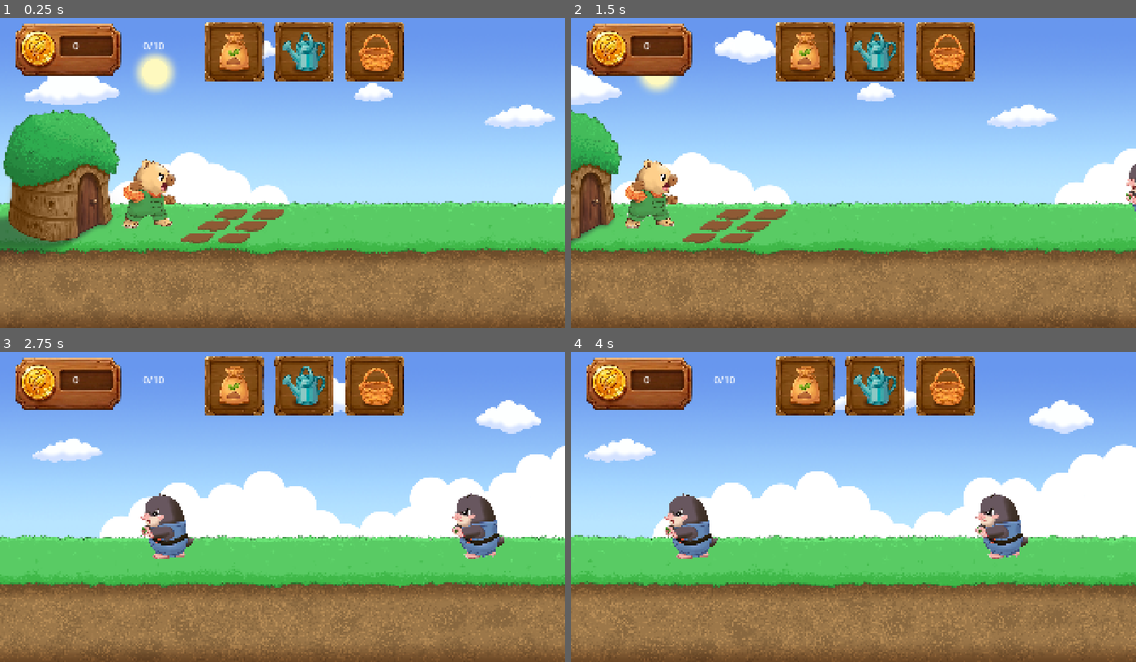
Above: before the commit, frames 1-4 (two rows, left to right).
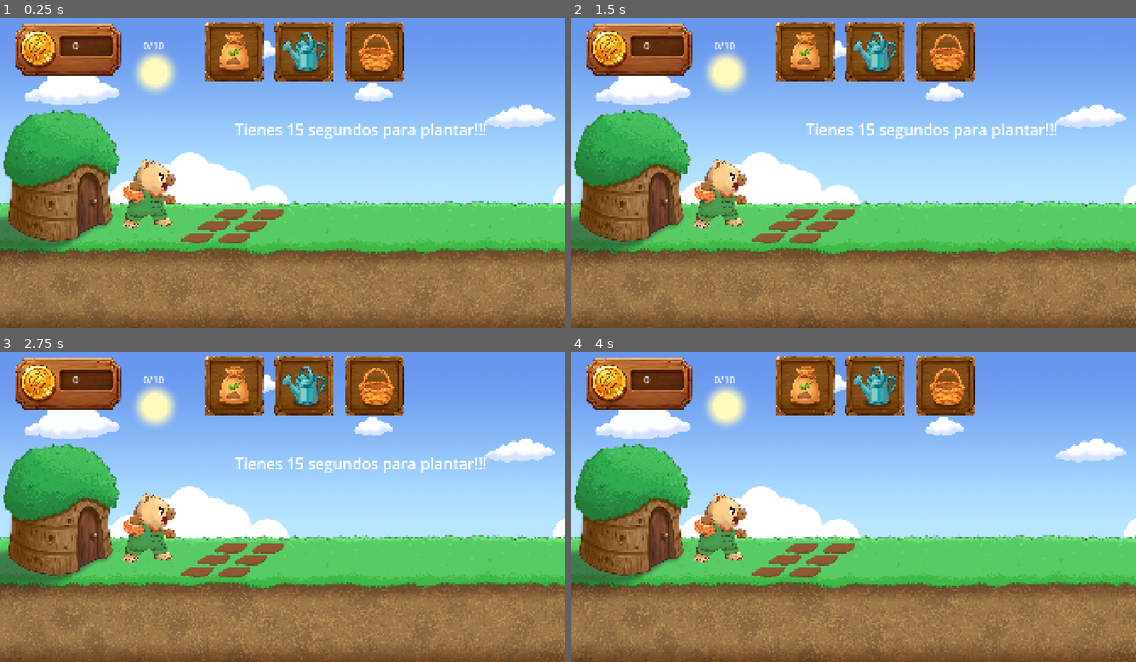
Above: after the commit, the same moments.

Repository: Berger6116/Capi-versus-topi
Game: Godot game, scene res://Escenas/nivel_1.tscn
Two runs of this game, one before a commit and one after it. Both use one fixed random seed, a clock stepped at 60 frames per second and the inputs below. This scene is started directly instead of the project's main scene.
Inputs (mouse positions are in pixels of both pictures, inside the frame that each line leads up to):
- Up to frame 1 (0.25 s): no input
- Up to frame 2 (1.5 s): click (802, 52) at 0.5 s; click (881, 55) at 1.25 s
- Up to frame 3 (2.75 s): click (372, 386) at 2 s
- Up to frame 4 (4 s): click (802, 386) at 2.75 s; click (881, 389) at 3.5 s

The runs differ from the first frame. In frame 1, 0.7% of the frame differs, in the area x 41-86%, y 33-39%; in frame 2, 24%; in frame 3, 29%, in the area x 0-100%, y 7-100%; in frame 4, 29%.

Commit message:
fase huerta y fase oleada version 1

Diff:
--- a/capi-versus-topi/Escenas/nivel_1.gd
+++ b/capi-versus-topi/Escenas/nivel_1.gd
@@ -3,13 +3,18 @@
 #NIVEL 1
 @onready var camara: Camera2D = $Camera2D
 @onready var spawner_topos: Marker2D = $SpawnerTopos
-@onready var victoria: CanvasLayer = $Victoria
+@onready var mensajes: Label = $Mensajes/Mensajes_nivel
 
 func _ready() -> void:
-	#funcion movimiento de camara
-	animar_camara_inicio()
 
 	GameManager.actualizar_topos.connect(chequear_victoria)
+
+	#Fases del nivel 1: Huerta y luego oleada de topos
+	await fase_huerta(15.0)
+	await fase_oleada(3.0)
+
+	#funcion movimiento de camara para iniciar oleada de topos
+	animar_camara_inicio()
 
 
 func animar_camara_inicio():
@@ -23,21 +28,32 @@
 	animacion_camara.tween_interval(1.0)
 	animacion_camara.tween_property(camara, "position", posicion_original, 2.0).set_trans(Tween.TRANS_SINE)
 
-	animacion_camara.finished.connect(_on_paneo_finalizado)
 
-func _on_paneo_finalizado() -> void:
-	#encendemos el spawner cuando termina el paneo de cámara inicial
+func mostrar_mensaje(msj: String) -> void:
+	mensajes.text = msj
+	mensajes.show()
+	await get_tree().create_timer(3.0).timeout
+	mensajes.hide()
+
+func fase_huerta (tiempo: float) -> void:
+	mostrar_mensaje("Tienes 15 segundos para plantar!!!")
+	await get_tree().create_timer(tiempo).timeout
+
+func fase_oleada (tiempo: float) -> void:
+	mostrar_mensaje("Cuidado que vienen los topos!!!")
 	spawner_topos.get_node("TimerOleada").start()
-	print("inicia el spawner de topos")
+	await get_tree().create_timer(tiempo).timeout
+
 
 func chequear_victoria (topos_muertos: int) -> void:
 
 	if topos_muertos >= 10:
-		print("Lograste la victoria! mataste 10 topos!")
+		#print("Lograste la victoria! mataste 10 topos!")
 		var timer = spawner_topos.get_node("TimerOleada")
 		if timer != null:
 			timer.stop()
 		#señal para eliminar topos restantes:
 		spawner_topos.eliminar_topos_restantes.emit()
 		#mostrar cartel de victoria:
-		victoria.show()
+		mensajes.text = "Nivel 1 completado!!!"
+		mensajes.show()
--- a/capi-versus-topi/Escenas/nivel_1.tscn
+++ b/capi-versus-topi/Escenas/nivel_1.tscn
@@ -3,7 +3,6 @@
 [ext_resource type="Script" uid="uid://dkoh31j10h606" path="res://Escenas/nivel_1.gd" id="1_gj223"]
 [ext_resource type="Texture2D" uid="uid://cjlse8qcaregw" path="res://Assets/BG_1.png" id="2_hid1b"]
 [ext_resource type="PackedScene" uid="uid://cxw065dy06eeb" path="res://Escenas/capi.tscn" id="3_os1ql"]
-[ext_resource type="PackedScene" uid="uid://bv0ifbha5liqj" path="res://Escenas/topi.tscn" id="4_3c2k2"]
 [ext_resource type="Script" uid="uid://b0tel4kbcad6i" path="res://Escenas/spawner_topos.gd" id="5_lswwr"]
 [ext_resource type="PackedScene" uid="uid://duenmj8ivln36" path="res://Escenas/mundoHuerta_prueba.tscn" id="6_llk6u"]
 
@@ -19,14 +18,6 @@
 position = Vector2(516, 621)
 scale = Vector2(0.52, 0.52)
 
-[node name="Topi" parent="." unique_id=2049850128 instance=ExtResource("4_3c2k2")]
-position = Vector2(2329.9998, 626)
-scale = Vector2(0.39999938, 0.39999938)
-
-[node name="Topi2" parent="." unique_id=1709058444 instance=ExtResource("4_3c2k2")]
-position = Vector2(3387, 624)
-scale = Vector2(0.39999938, 0.39999938)
-
 [node name="Camera2D" type="Camera2D" parent="." unique_id=1741267232]
 position = Vector2(961, 541)
 metadata/_edit_lock_ = true
@@ -40,10 +31,10 @@
 
 [node name="MundoHuertaPrueba" parent="." unique_id=757438057 instance=ExtResource("6_llk6u")]
 
-[node name="Victoria" type="CanvasLayer" parent="." unique_id=1839328495]
+[node name="Mensajes" type="CanvasLayer" parent="." unique_id=1839328495]
+
+[node name="Mensajes_nivel" type="Label" parent="Mensajes" unique_id=1086187785]
 visible = false
-
-[node name="Label" type="Label" parent="Victoria" unique_id=1086187785]
 offset_left = 798.0
 offset_top = 370.0
 offset_right = 1323.0
